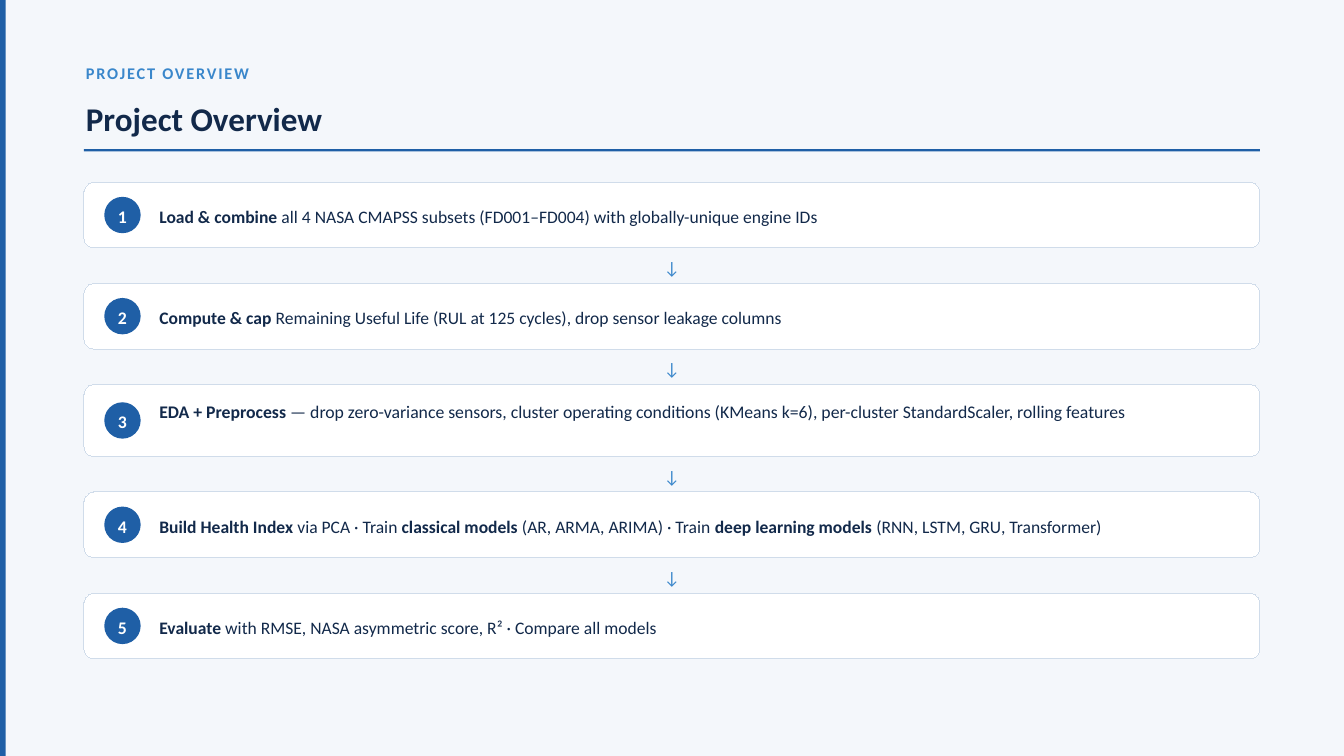
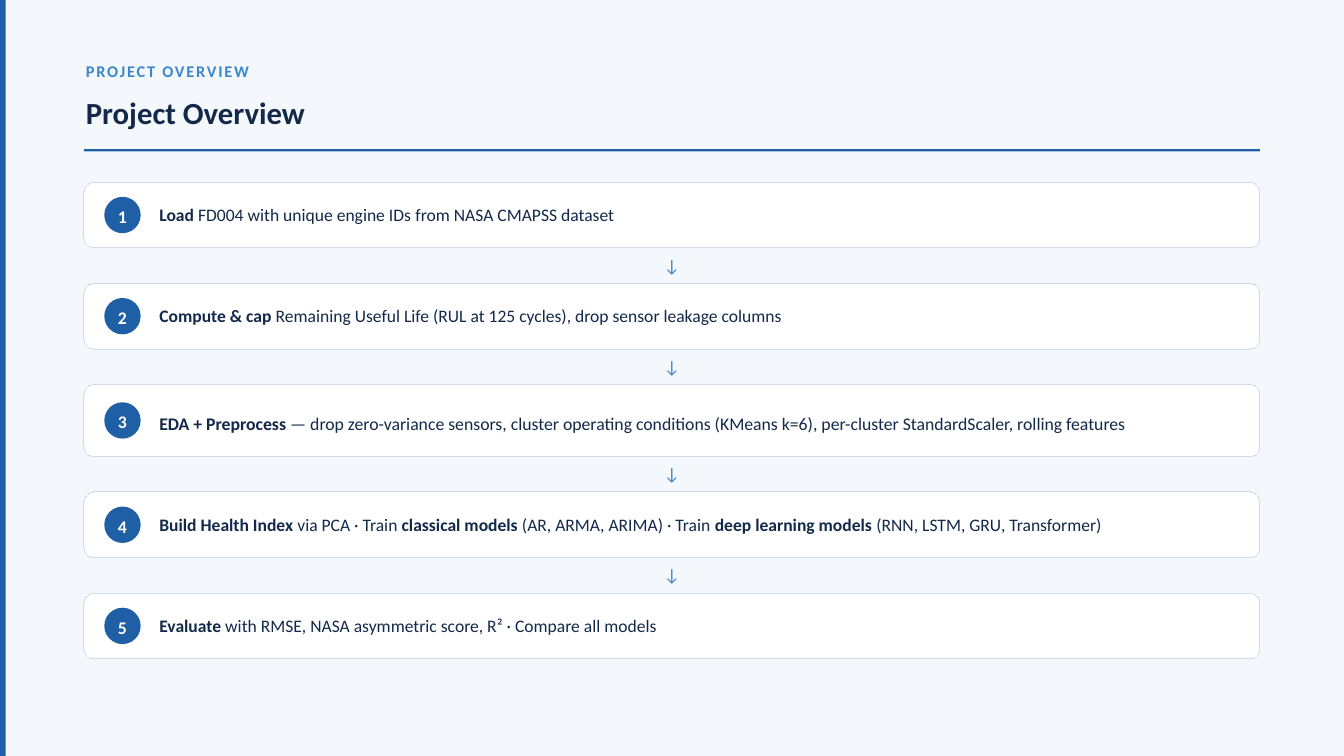
Before and after one commit to DhruvParmar051/Aircraft-Engine-Failure-Forecasting, a slide deck: slide 4 of AFM_ppt.pptx (slide 5 before the commit). Drawn at 1344x756 pixels with LibreOffice and Linux fonts; fonts in the diff are those of the drawing. Boxes give left, top, right and bottom in pixels: in the first picture for what was removed or moved away, otherwise in the second. Text is boxed around its words. In the diff, an @@ line names an element or a change of style, - is before the commit and + after.

```diff
--- a/AFM_ppt.pptx
+++ b/AFM_ppt.pptx
@@ text "Project Overview" at (x1=84, y1=93, x2=1296, y2=136): size 35.5 to 32.8 pt; line spacing 1.1 to 1 @@
@@ text at (x1=159, y1=208, x2=614, y2=224): text changed @@
-Load & combine all 4 NASA CMAPSS subsets (FD001–FD004) with globally-unique engine IDs
+Load FD004 with unique engine IDs from NASA CMAPSS dataset
@@ text "EDA + Preprocess — drop ..." moved from (x1=159, y1=405, x2=1125, y2=421) to (x1=159, y1=417, x2=1125, y2=433) @@
@@ line spacing 1 to 0.9 in 9 elements at (x1=86, y1=102, x2=305, y2=129), (x1=159, y1=309, x2=782, y2=325), (x1=159, y1=518, x2=1101, y2=534), (x1=159, y1=618, x2=656, y2=635), (x1=159, y1=417, x2=1125, y2=433), (x1=67, y1=255, x2=1278, y2=279), (x1=67, y1=356, x2=1278, y2=380), (x1=67, y1=464, x2=1278, y2=488), (x1=67, y1=564, x2=1278, y2=589) @@
```
Also in this commit, not shown: 47 other slides changed, 1 slide added, 7 slides removed.
